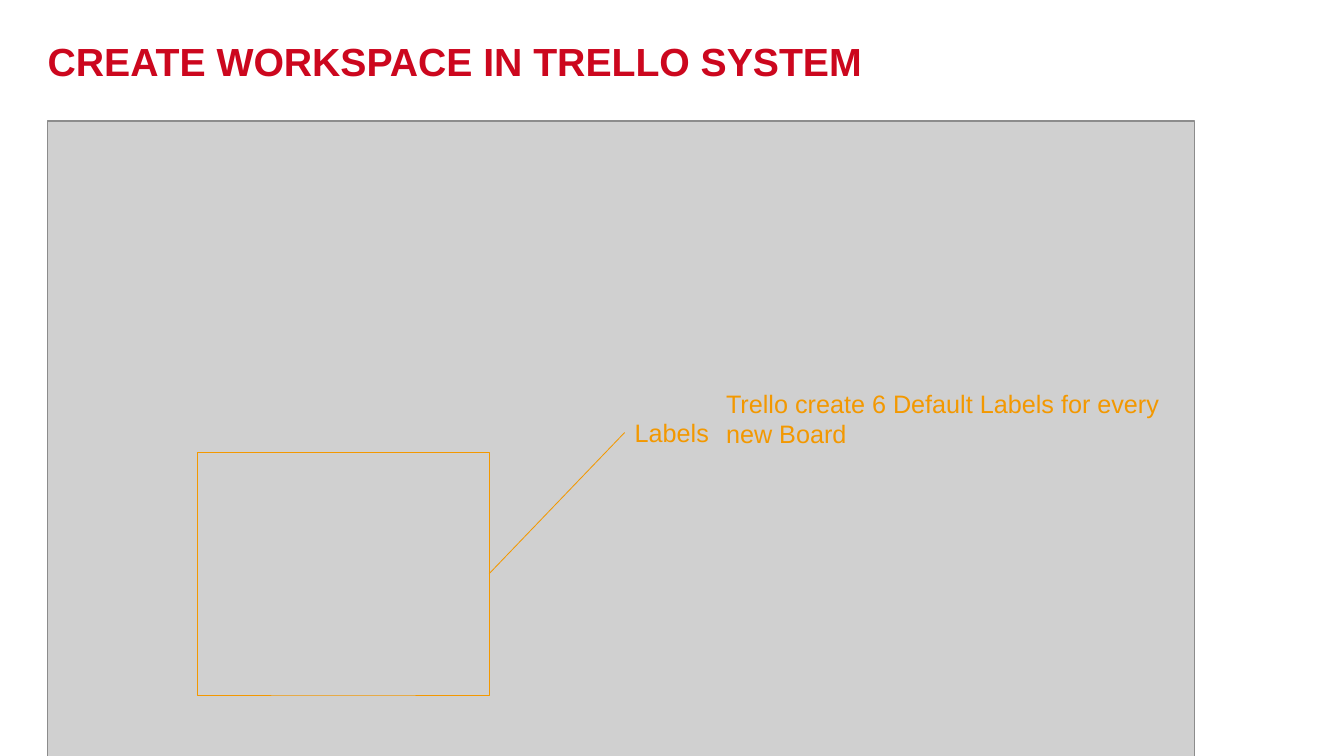
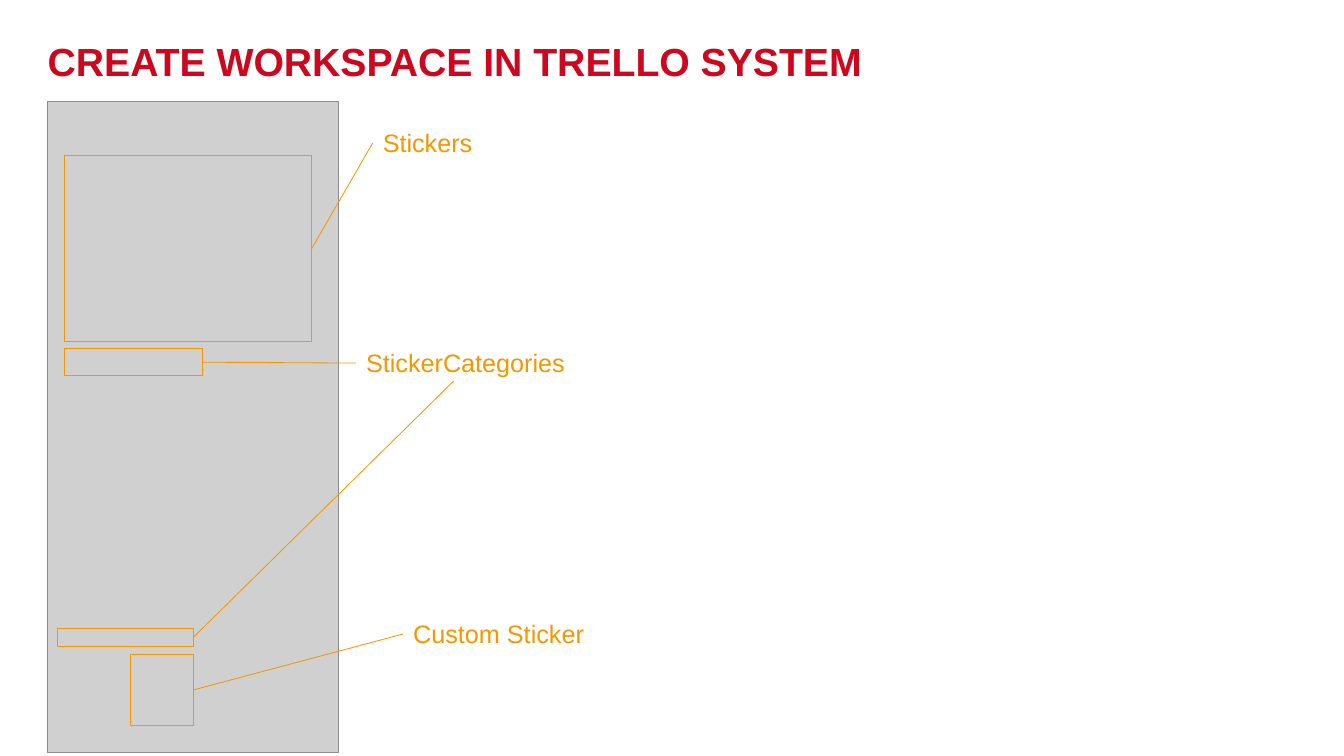
Before and after one commit to khoado-dev/YPP4-KhoaDo, a slide deck: slide 57 of Documents/Presentation/IntroductionFunctionInTrelloSystem.pptx (slide 56 before the commit). Drawn at 1344x756 pixels with LibreOffice and Linux fonts; fonts in the diff are those of the drawing; grey boxes stand for pictures; background and template pictures are left out. Boxes give left, top, right and bottom in pixels: in the first picture for what was removed or moved away, otherwise in the second. Text is boxed around its words. In the diff, an @@ line names an element or a change of style, - is before the commit and + after.

Commit message:
add: add category table for reaction, sticker. insert realistic data end with StickerCategories table

```diff
--- a/Documents/Presentation/IntroductionFunctionInTrelloSystem.pptx
+++ b/Documents/Presentation/IntroductionFunctionInTrelloSystem.pptx
@@ picture added at (47,102,339,753) @@
@@ picture removed at (47,121,1195,756) @@
@@ line added from (312, 248) to (373, 143), #F39800 0.6 pt @@
@@ text added at (383,133,473,153), 18 pt, text #F39800 @@
+Stickers
@@ rectangle added at (65,155,313,341), outline #F39800 0.6 pt @@
@@ rectangle added at (65,349,203,376), outline #F39800 0.6 pt @@
@@ text added at (366,353,565,378), 18 pt, text #F39800 @@
+StickerCategories
@@ line added from (194, 637) to (454, 381), #F39800 0.6 pt @@
@@ line added from (203, 362) to (356, 363), #F39800 0.6 pt @@
@@ text removed at (726,394,1159,444) @@
-Trello create 6 Default Labels for every new Board
@@ text removed at (635,423,709,443) @@
-Labels
@@ rectangle added at (57,628,193,646), outline #F39800 0.6 pt @@
@@ text added at (413,624,584,644), 18 pt, text #F39800 @@
+Custom Sticker
@@ rectangle: place and size @@
-rectangle at (198,452,489,695)
+rectangle at (130,654,193,726)
@@ line moved from (489, 574) - (625, 433) to (194, 691) - (403, 634) @@
```
Also in this commit, not shown: 1 slide added, 1 other file.
